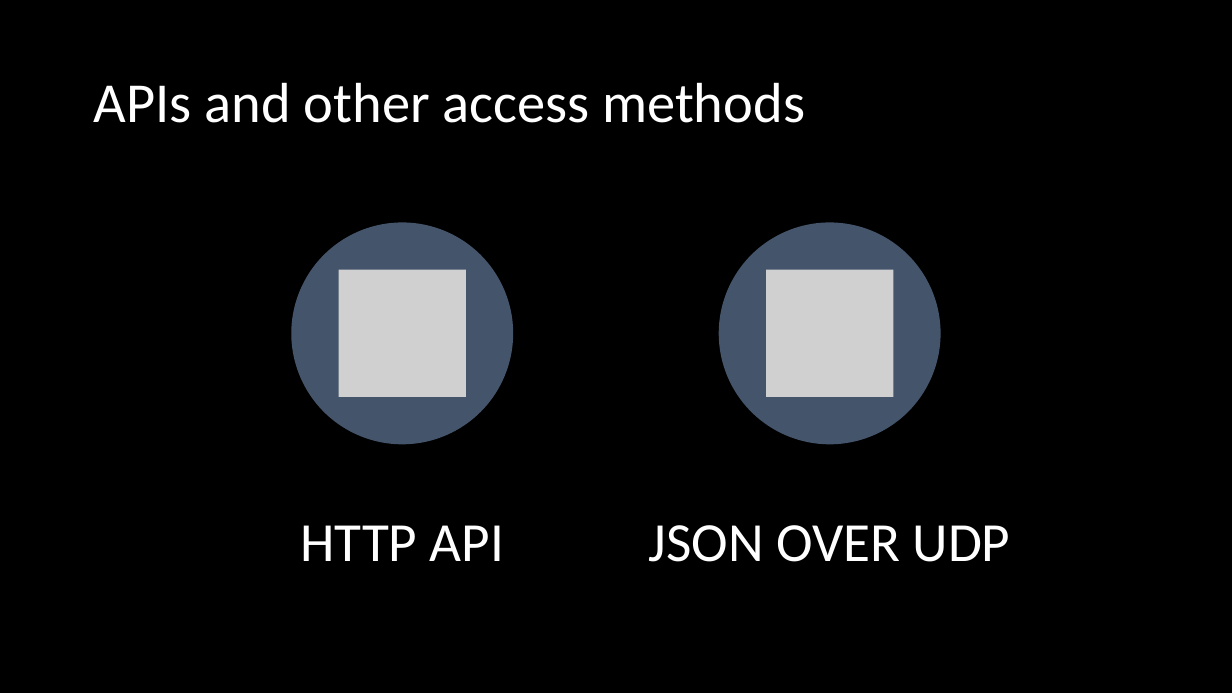
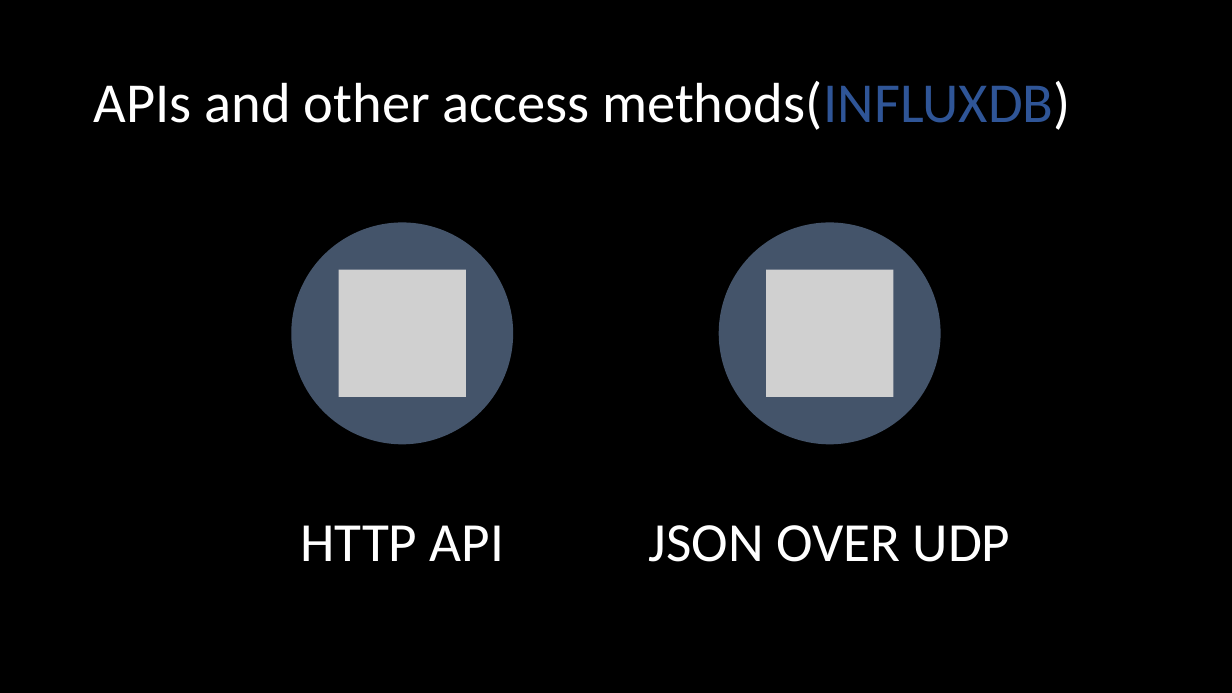
Before and after one commit to Warglaive/SaaS-MachineLearningPlatform-Research, a slide deck: slide 4 of Tech Stack/DatabasesComparison.pptx. Drawn at 1232x693 pixels with LibreOffice and Linux fonts; fonts in the diff are those of the drawing; grey boxes stand for pictures; background and template pictures are left out. Boxes give left, top, right and bottom in pixels: in the first picture for what was removed or moved away, otherwise in the second. Text is boxed around its words. In the diff, an @@ line names an element or a change of style, - is before the commit and + after.

```diff
--- a/Tech Stack/DatabasesComparison.pptx
+++ b/Tech Stack/DatabasesComparison.pptx
@@ title at [94,81,1071,130]: text changed @@
-APIs and other access methods
+APIs and other access methods(INFLUXDB)
```
Also in this commit, not shown: 3 other slides changed, 3 slides added.
